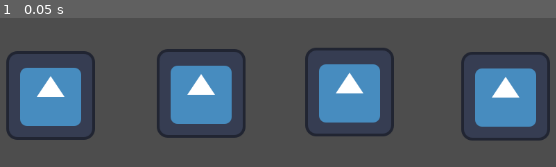
Above: before the commit, frame 1.
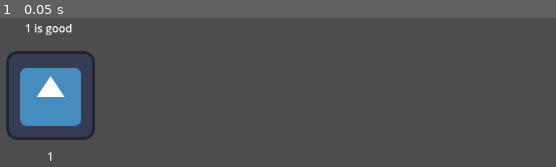
Above: after the commit, the same moment.

Repository: vbAarav/school-snatcher
Game: Godot game, scene res://main.tscn
Two runs of this game, one before a commit and one after it. Both use one fixed random seed, a clock stepped at 60 frames per second and the inputs below. The project has no main scene, so this scene is started directly. The engine's default icon, where the game draws it, is replaced by a stand-in: a white triangle on a blue panel in a dark square.
Inputs:
- Up to frame 1 (0.05 s): no input

The runs differ from the first frame. In frame 1, 17% of the frame differs, in the area x 4-99%, y 4-96%.

Commit message:
Added Student Display Scene

Diff:
--- a/main.tscn
+++ b/main.tscn
@@ -1,23 +1,9 @@
 [gd_scene load_steps=2 format=3 uid="uid://c708hn4r3pyy7"]
 
-[ext_resource type="Texture2D" uid="uid://bhucqqsyckpu2" path="res://icon.svg" id="1_ig7tw"]
+[ext_resource type="PackedScene" uid="uid://mnxtlml2pfom" path="res://student_display.tscn" id="1_ig7tw"]
 
 [node name="Main" type="Node2D"]
 
 [node name="UILayer" type="CanvasLayer" parent="."]
 
-[node name="Sprite2D" type="Sprite2D" parent="."]
-position = Vector2(210, 324)
-texture = ExtResource("1_ig7tw")
-
-[node name="Sprite2D2" type="Sprite2D" parent="."]
-position = Vector2(866, 325)
-texture = ExtResource("1_ig7tw")
-
-[node name="Sprite2D3" type="Sprite2D" parent="."]
-position = Vector2(641, 319)
-texture = ExtResource("1_ig7tw")
-
-[node name="Sprite2D4" type="Sprite2D" parent="."]
-position = Vector2(427, 321)
-texture = ExtResource("1_ig7tw")
+[node name="StudentDisplay" parent="." instance=ExtResource("1_ig7tw")]
--- /dev/null
+++ b/student_display.gd
@@ -0,0 +1,6 @@
+extends Node
+
+# References
+@onready var Sprite = $Sprite2D
+@onready var InformationLabel = $Information
+@onready var NameLabel = $Name
--- /dev/null
+++ b/student_display.tscn
@@ -0,0 +1,27 @@
+[gd_scene load_steps=3 format=3 uid="uid://mnxtlml2pfom"]
+
+[ext_resource type="Texture2D" uid="uid://bhucqqsyckpu2" path="res://icon.svg" id="1_7wsp6"]
+[ext_resource type="Script" uid="uid://bd4i8gnxd0uxw" path="res://student_display.gd" id="1_xnf23"]
+
+[node name="StudentDisplay" type="Node"]
+script = ExtResource("1_xnf23")
+
+[node name="Sprite2D" type="Sprite2D" parent="."]
+position = Vector2(210, 324)
+texture = ExtResource("1_7wsp6")
+
+[node name="Information" type="Label" parent="."]
+offset_left = 143.0
+offset_top = 215.0
+offset_right = 272.0
+offset_bottom = 253.0
+text = "1 is good"
+horizontal_alignment = 1
+
+[node name="Name" type="Label" parent="."]
+offset_left = 146.0
+offset_top = 400.0
+offset_right = 275.0
+offset_bottom = 438.0
+text = "1"
+horizontal_alignment = 1
Not shown, added: student_display.gd.uid
